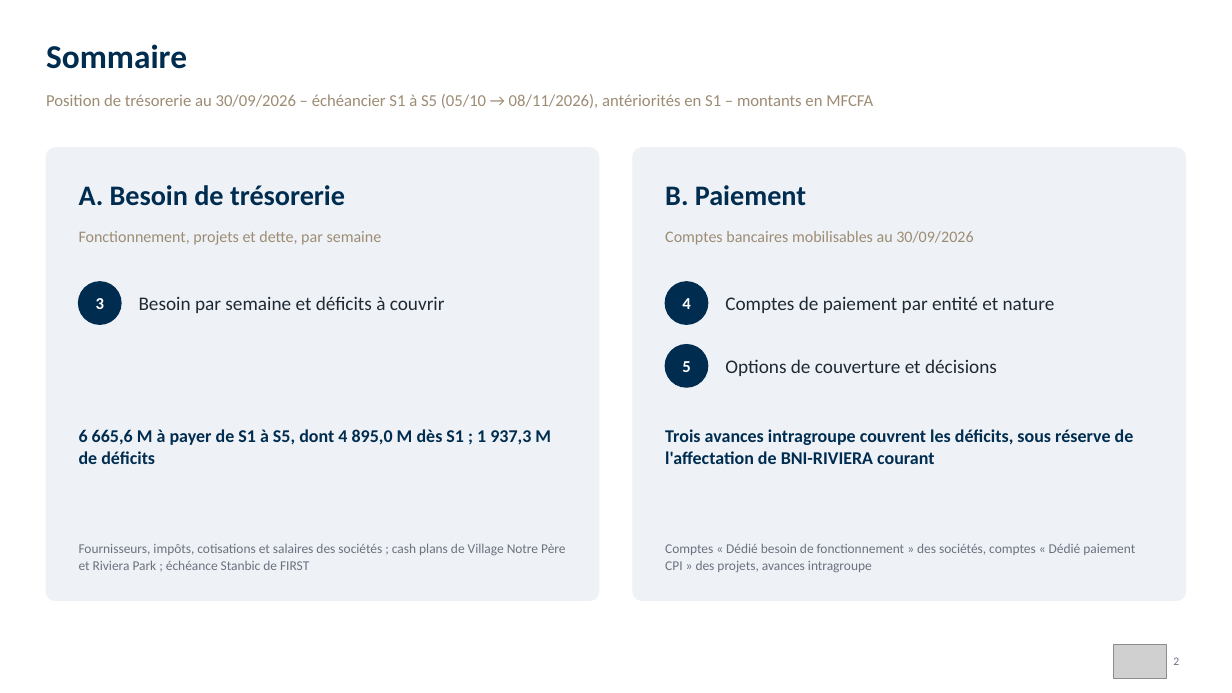
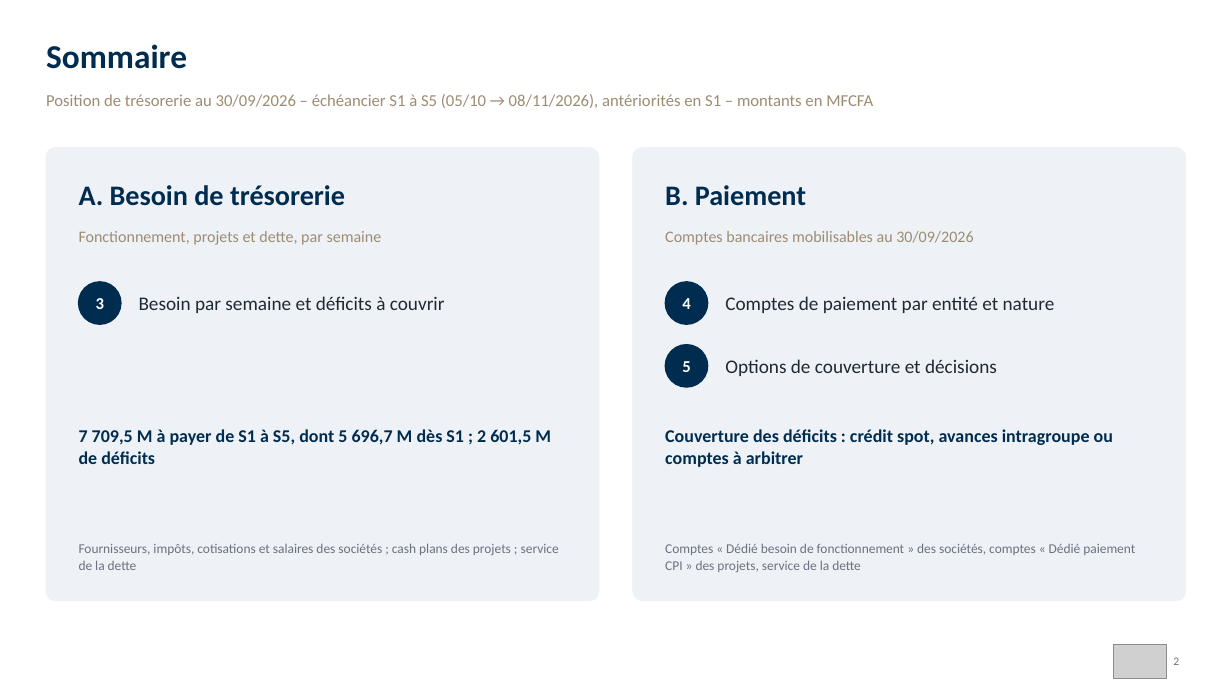
Before and after one commit to angehkouadio/claudeproject, a slide deck: slide 2 of RCI_Besoins_Tresorerie_Comptes_Paiement_30-09-2026.pptx. Drawn at 1232x693 pixels with LibreOffice and Linux fonts; fonts in the diff are those of the drawing; grey boxes stand for pictures. Boxes give left, top, right and bottom in pixels: in the first picture for what was removed or moved away, otherwise in the second. Text is boxed around its words. In the diff, an @@ line names an element or a change of style, - is before the commit and + after.

```diff
--- a/RCI_Besoins_Tresorerie_Comptes_Paiement_30-09-2026.pptx
+++ b/RCI_Besoins_Tresorerie_Comptes_Paiement_30-09-2026.pptx
@@ text at [79, 429, 551, 464]: text changed @@
-6 665,6 M à payer de S1 à S5, dont 4 895,0 M dès S1 ; 1 937,3 M de déficits
+7 709,5 M à payer de S1 à S5, dont 5 696,7 M dès S1 ; 2 601,5 M de déficits
@@ text at [665, 429, 1113, 467]: text changed @@
-Trois avances intragroupe couvrent les déficits, sous réserve de l'affectation de BNI-RIVIERA courant
+Couverture des déficits : crédit spot, avances intragroupe ou comptes à arbitrer
@@ text at [79, 543, 559, 570]: text changed @@
-Fournisseurs, impôts, cotisations et salaires des sociétés ; cash plans de Village Notre Père et Riviera Park ; échéance Stanbic de FIRST
+Fournisseurs, impôts, cotisations et salaires des sociétés ; cash plans des projets ; service de la dette
@@ text at [665, 543, 1135, 572]: text changed @@
-Comptes « Dédié besoin de fonctionnement » des sociétés, comptes « Dédié paiement CPI » des projets, avances intragroupe
+Comptes « Dédié besoin de fonctionnement » des sociétés, comptes « Dédié paiement CPI » des projets, service de la dette
```
Also in this commit, not shown: 3 other slides changed, 3 other files.
